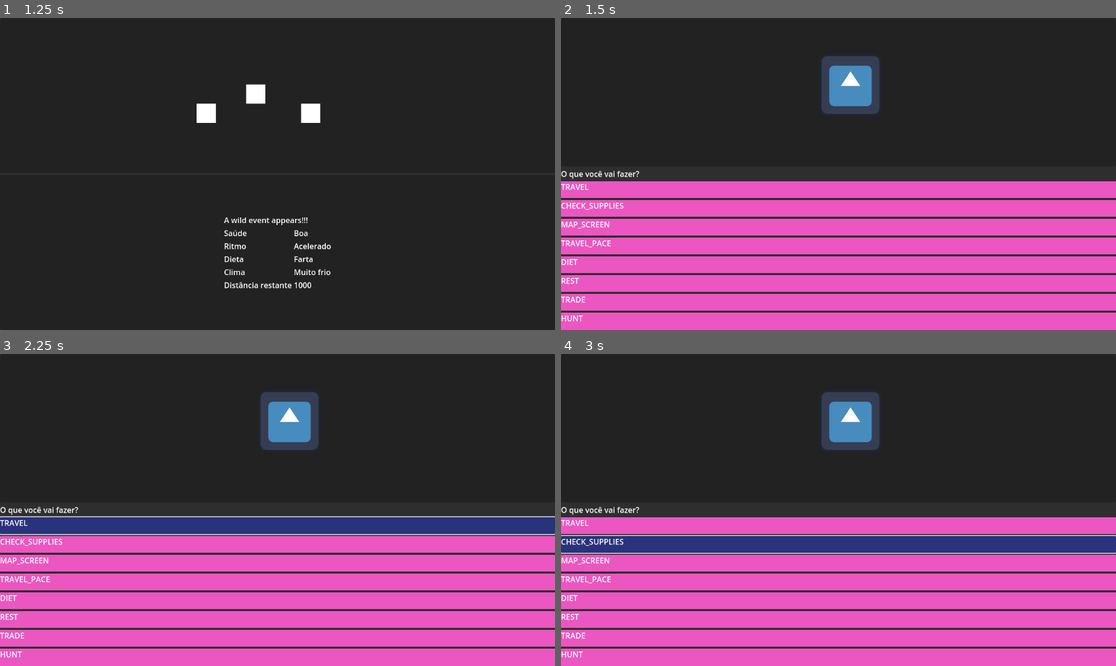
Above: before the commit, frames 1-4 (two rows, left to right).
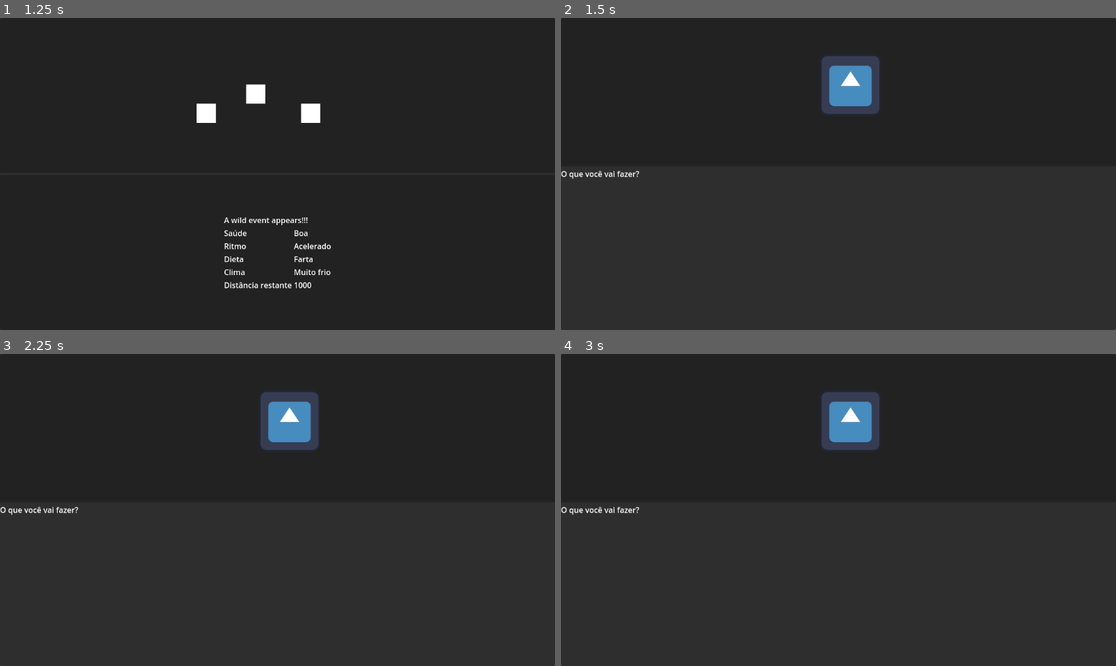
Above: after the commit, the same moments.

Repository: gabrielgomes94/oregon-trailer-clone
Game: Godot game, scene res://main.tscn
The game is run twice, just before and just after one commit, with the same random seed, the same clock (stepped at 60 frames per second) and the same inputs. The engine's default icon, where the game draws it, is replaced by a stand-in: a white triangle on a blue panel in a dark square.
Inputs (mouse positions are in pixels of both pictures, inside the frame that each line leads up to):
- Up to frame 1 (1.25 s): tap Enter (SwitchScreen) at 0.5, 0.6 s
- Up to frame 2 (1.5 s): tap Space at 1.25 s; tap Enter (SwitchScreen) at 1.35 s
- Up to frame 3 (2.25 s): click (277, 525) at 2 s, where only the run before the commit has a clickable "TRAVEL"
- Up to frame 4 (3 s): click (838, 544) at 2.75 s, where only the run before the commit has a clickable "CHECK_SUPPLIES"

Frame 1 is identical in both runs. In frame 2, 43% of the frame differs, in the area x 0-100%, y 52-100%; in frame 3, 44%, in the area x 0-100%, y 51-100%; in frame 4, 44%.
Error after the commit: Parse Error: Could not find type "StationScreenActions" in the current scope. (res://ui/screens/station_screen/ui_station_screen.gd:7)

Commit message:
refact options list and add travel action

Diff:
--- a/game/options/option.gd
+++ b/game/options/option.gd
@@ -1,10 +1,24 @@
-extends Control
+extends Button
+class_name Option
 
-class_name Option
+@onready var label: Label = $Label
+
 var option_name: String
 var value: int
 
-@onready var label: Label = $Label
+signal selected
 
 func _ready():
 	label.text = option_name
+	pressed.connect(on_button_pressed)
+
+
+func on_button_pressed():
+	selected.emit(self)
+
+
+func set_option_name(action_number: int, name: String):
+	option_name = "{action}: {name}".format({
+		"action": action_number,
+		"name": name
+	})
--- a/game/options/options.gd
+++ b/game/options/options.gd
@@ -11,4 +11,51 @@
 		6: 'REST',
 		7: 'TRADE',
 		8: 'HUNT',
+		9: 'SHOP',
+		10: 'TALK'
 	}
+
+
+static func station_screen_options_list():
+	return {
+		1: {
+			'id': 'TRAVEL',
+			'name': 'Seguir viagem'
+		},
+		2: {
+			'id': 'CHECK_SUPPLIES',
+			'name': 'Verificar suplementos'
+		},
+		3: {
+			'id': 'MAP_SCREEN',
+			'name': 'Olhar mapa'
+		},
+		4: {
+			'id': 'TRAVEL_PACE',
+			'name': 'Ajustar ritmo'
+		},
+		5: {
+			'id': 'DIET',
+			'name': 'Ajustar dieta'
+		},
+		6: {
+			'id': 'REST',
+			'name': 'Descansar'
+		},
+		7: {
+			'id': 'TRADE',
+			'name': 'Tentar trocar'
+		},
+		8: {
+			'id': 'HUNT',
+			'name': 'Tentar caçar'
+		},
+		9: {
+			'id': 'SHOP',
+			'name': 'Comprar'
+		},
+		0: {
+			'id': 'TALK',
+			'name': 'Falar com as pessoas'
+		},
+	}
--- a/main.gd
+++ b/main.gd
@@ -1,4 +1,5 @@
 extends Node
+class_name Main
 
 @onready var movement_screen = $MovementScreen
 @onready var station_screen = $StationScreen
--- a/main.tscn
+++ b/main.tscn
@@ -1,9 +1,10 @@
-[gd_scene load_steps=5 format=3 uid="uid://yoqv6h80s3db"]
+[gd_scene load_steps=6 format=3 uid="uid://yoqv6h80s3db"]
 
 [ext_resource type="Script" path="res://main.gd" id="1_vbgld"]
 [ext_resource type="PackedScene" uid="uid://fdgvhp5mbfug" path="res://ui/screens/station_screen/station_screen.tscn" id="2_bjh8q"]
 [ext_resource type="PackedScene" uid="uid://877c5v6ta27b" path="res://ui/screens/movement_screen/movement_screen.tscn" id="2_qlxjt"]
 [ext_resource type="Script" path="res://game/game.gd" id="4_iwb5g"]
+[ext_resource type="Script" path="res://game/actions/station_screen_actions.gd" id="5_hhf8d"]
 
 [node name="Main" type="Node"]
 script = ExtResource("1_vbgld")
@@ -11,8 +12,9 @@
 [node name="MovementScreen" parent="." node_paths=PackedStringArray("game") instance=ExtResource("2_qlxjt")]
 game = NodePath("../Game")
 
-[node name="StationScreen" parent="." instance=ExtResource("2_bjh8q")]
+[node name="StationScreen" parent="." node_paths=PackedStringArray("actions") instance=ExtResource("2_bjh8q")]
 visible = false
+actions = NodePath("../Game/StationScreenActions")
 
 [node name="StartScreen" type="Control" parent="."]
 visible = false
@@ -27,3 +29,6 @@
 [node name="Timer" type="Timer" parent="Game"]
 wait_time = 3.0
 autostart = true
+
+[node name="StationScreenActions" type="Node" parent="Game"]
+script = ExtResource("5_hhf8d")
--- a/project.godot
+++ b/project.godot
@@ -26,6 +26,11 @@
 "events": [Object(InputEventKey,"resource_local_to_scene":false,"resource_name":"","device":-1,"window_id":0,"alt_press …(195 unchanged characters)…
 ]
 }
+1={
+"deadzone": 0.5,
+"events": [Object(InputEventKey,"resource_local_to_scene":false,"resource_name":"","device":-1,"window_id":0,"alt_pressed":false,"shift_pressed":false,"ctrl_pressed":false,"meta_pressed":false,"pressed":false,"keycode":0,"physical_keycode":49,"key_label":0,"unicode":49,"location":0,"echo":false,"script":null)
+]
+}
 
 [rendering]
 
--- a/ui/screens/station_screen/ui_station_screen.gd
+++ b/ui/screens/station_screen/ui_station_screen.gd
@@ -4,14 +4,23 @@
 @onready var option_box = $Panel/VBoxContainer2/VBoxContainer
 @export var option_template: PackedScene
 @export var options: Options
+@export var actions: StationScreenActions
 
 
 # Called when the node enters the scene tree for the first time.
 func _ready() -> void:
-	var options = Options.basic_road_screen_options_list()
+	var options = Options.station_screen_options_list()
 
 	for i in options:
-		var option = option_template.instantiate()
-		option.option_name = options[i]
-		option.value = 1
+		var option = option_template.instantiate() as Option
+		option.set_option_name(i, options[i]['name'])
+		option.value = i
+		option.selected.connect(on_option_selected)
 		option_box.add_child(option)
+
+
+func on_option_selected(option: Option):
+	if option.value == 1:
+		actions.travel()
+
+	pass
